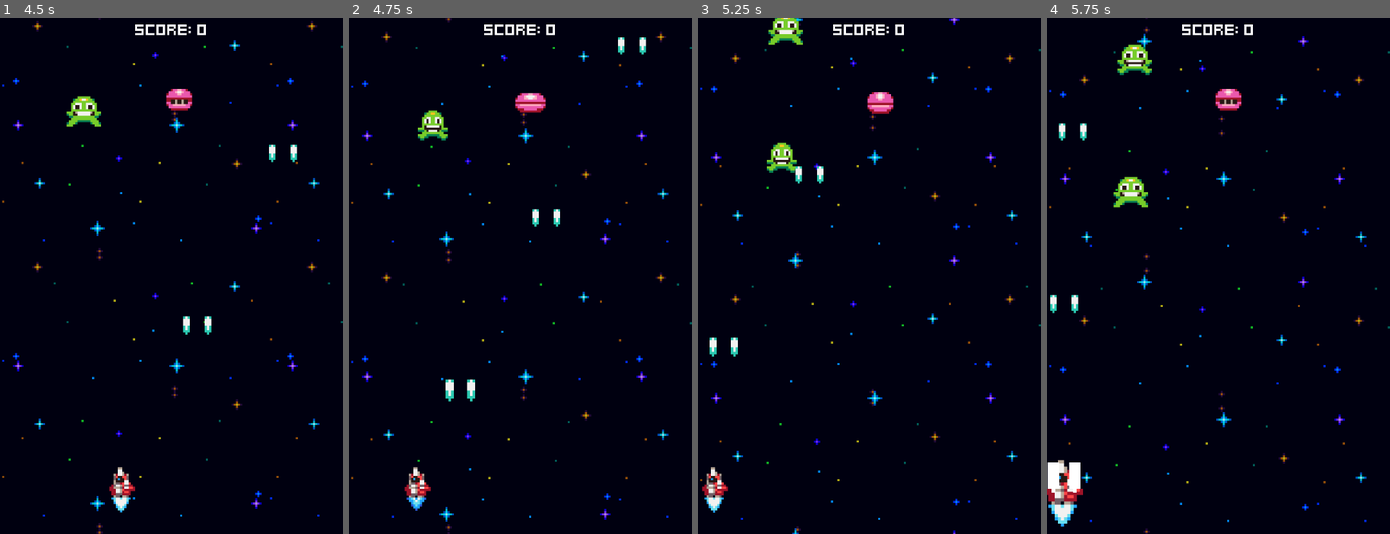
Above: before the commit, frames 1-4 (left to right).
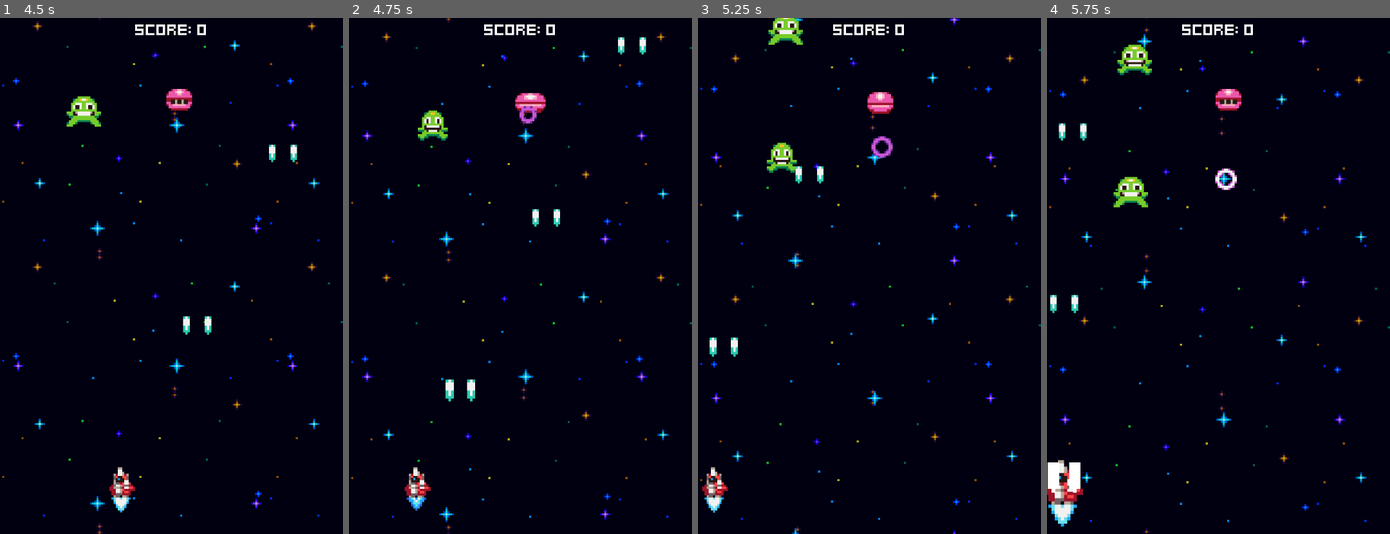
Above: after the commit, the same moments.

Repository: Nicolasult/HeartbeastShooter
Game: Godot game, scene res://menus/menu.tscn
Same seed, same stepped clock (60 frames per second), same inputs: the game is played once before the commit and once after it.
Inputs:
- Up to frame 1 (4.5 s): tap Space at 0.5 s; hold Right (ui_right) 0.53-1.28 s; tap Enter (ui_accept) at 0.77, 1.52, 3.02, 3.77 s; hold Left (ui_left) 1.28-2.03 s; hold Right (ui_right) 2.03-3.53 s; hold Left (ui_left) from 3.53 s (still down)
- Up to frame 2 (4.75 s): keep holding Left (ui_left); tap Enter (ui_accept) at 4.52 s
- Up to frame 3 (5.25 s): keep holding Left (ui_left)
- Up to frame 4 (5.75 s): keep holding Left (ui_left)

Frame 1 is identical in both runs. In frame 2, 0.1% of the frame differs, in the area x 48-58%, y 14-21%; in frame 3, 0.2%, in the area x 50-57%, y 22-28%; in frame 4, 0.2%.

Commit message:
update pink enemy so it can shoot according to its state

Diff:
--- a/enemies/pink_enemy.gd
+++ b/enemies/pink_enemy.gd
@@ -7,6 +7,8 @@
 @onready var move_side_state: TimedStateComponent = %MoveSideState
 @onready var pause_state: TimedStateComponent = %PauseState
 @onready var move_side_component: MoveComponent = $States/MoveSideState/MoveSideComponent
+@onready var fire_state: StateComponent = %FireState
+@onready var projectile_spawner_component: SpawnerComponent = %ProjectileSpawnerComponent
 
 
 func _ready() -> void:
@@ -18,7 +20,14 @@
 	move_side_component.velocity.x = [-20, 20].pick_random()
 
 	move_down_state.state_finished.connect(move_side_state.enable)
-	move_side_state.state_finished.connect(pause_state.enable)
+	move_side_state.state_finished.connect(func():
+		fire_state.enable()
+		scale_component.tween_scale()
+		projectile_spawner_component.spawn(global_position)
+		fire_state.disable()
+		fire_state.state_finished.emit()
+		)
+	fire_state.state_finished.connect(pause_state.enable)
 	pause_state.state_finished.connect(move_down_state.enable)
 
 	move_down_state.enable()
--- a/enemies/pink_enemy.tscn
+++ b/enemies/pink_enemy.tscn
@@ -1,11 +1,14 @@
-[gd_scene load_steps=15 format=3 uid="uid://b3bbj2nujnvu6"]
+[gd_scene load_steps=18 format=3 uid="uid://b3bbj2nujnvu6"]
 
 [ext_resource type="PackedScene" uid="uid://ceigr70usohan" path="res://enemies/enemy.tscn" id="1_m7bk0"]
 [ext_resource type="Script" uid="uid://dnhysxoapwc3h" path="res://enemies/pink_enemy.gd" id="2_67erp"]
 [ext_resource type="Texture2D" uid="uid://eg4vpp1eud5h" path="res://assets/pink_enemy.png" id="2_psv4m"]
+[ext_resource type="Script" uid="uid://c4varyeq87csu" path="res://components/state_component.gd" id="3_0kney"]
 [ext_resource type="Script" uid="uid://s7rvthki1jeh" path="res://components/move_component.gd" id="4_uw4rh"]
 [ext_resource type="Script" uid="uid://bf15l0ybfib81" path="res://components/border_bounce_component.gd" id="5_mik3f"]
 [ext_resource type="Script" uid="uid://bwy8as80i7hh" path="res://components/timed_state_componoent.gd" id="6_67erp"]
+[ext_resource type="Script" uid="uid://cl00k6aq4utvt" path="res://components/spawner_component.gd" id="8_3uis6"]
+[ext_resource type="PackedScene" uid="uid://b5evlnbwsyosa" path="res://projectiles/pink_enemy_projectile.tscn" id="9_idvas"]
 
 [sub_resource type="AtlasTexture" id="AtlasTexture_0kney"]
 atlas = ExtResource("2_psv4m")
@@ -117,7 +120,18 @@
 move_component = NodePath("../MoveSideComponent")
 metadata/_custom_type_script = "uid://bf15l0ybfib81"
 
-[node name="PauseState" type="Node" parent="States" index="2"]
+[node name="FireState" type="Node" parent="States" index="2"]
+unique_name_in_owner = true
+script = ExtResource("3_0kney")
+metadata/_custom_type_script = "uid://c4varyeq87csu"
+
+[node name="ProjectileSpawnerComponent" type="Node2D" parent="States/FireState" index="0"]
+unique_name_in_owner = true
+script = ExtResource("8_3uis6")
+scene = ExtResource("9_idvas")
+metadata/_custom_type_script = "uid://cl00k6aq4utvt"
+
+[node name="PauseState" type="Node" parent="States" index="3"]
 unique_name_in_owner = true
 script = ExtResource("6_67erp")
 duration = 3.0
--- a/projectiles/pink_enemy_projectile.tscn
+++ b/projectiles/pink_enemy_projectile.tscn
@@ -70,10 +70,10 @@
 tracks/0/interp = 1
 tracks/0/loop_wrap = true
 tracks/0/keys = {
-"times": PackedFloat32Array(0),
-"transitions": PackedFloat32Array(1),
+"times": PackedFloat32Array(0, 0.0333333),
+"transitions": PackedFloat32Array(1, 1),
 "update": 0,
-"values": [Vector2(-4, 0)]
+"values": [Vector2(0, 0), Vector2(0, 0)]
 }
 
 [sub_resource type="AnimationLibrary" id="AnimationLibrary_04bmb"]
@@ -85,7 +85,6 @@
 [node name="PinkEnemyProjectile" type="Node2D"]
 
 [node name="Anchor" type="Node2D" parent="."]
-position = Vector2(-4, 0)
 
 [node name="AnimatedSprite2D" type="AnimatedSprite2D" parent="Anchor"]
 sprite_frames = SubResource("SpriteFrames_arb35")
